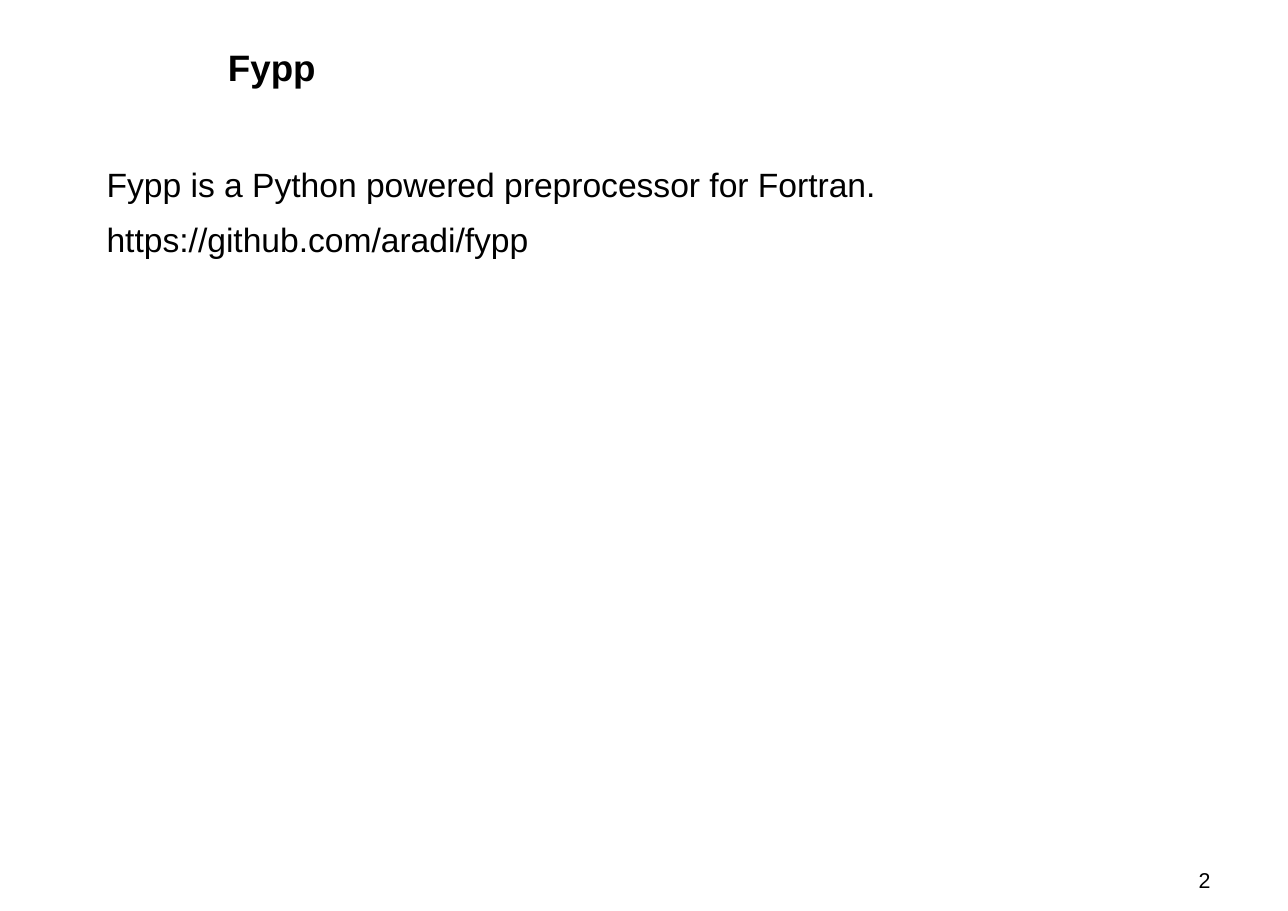
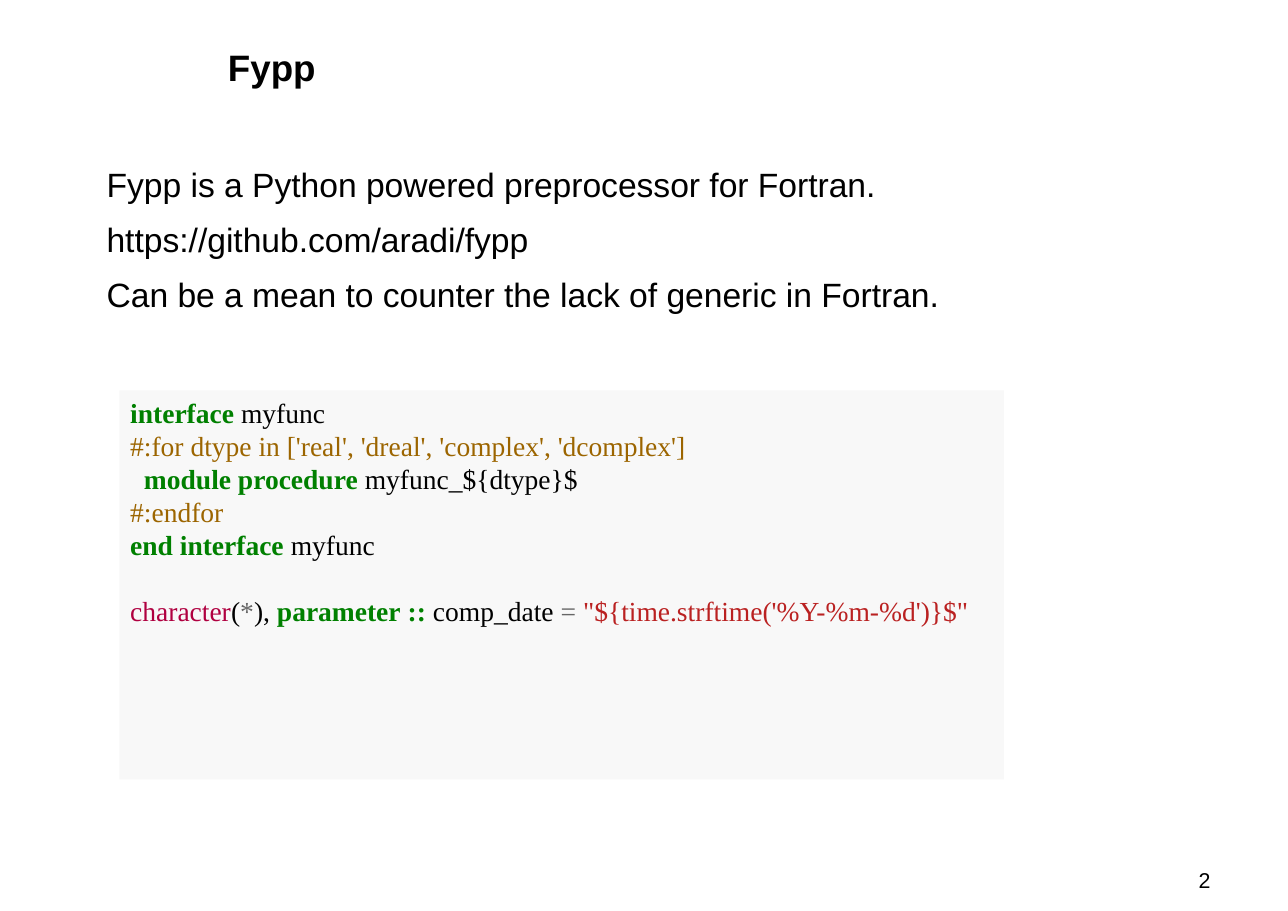
Before and after one commit to dareg/accord-ww-2025, a slide deck: slide 2 of 2025-10-22-accord_working_week.odp. Drawn at 1288x911 pixels with LibreOffice and Linux fonts; fonts in the diff are those of the drawing; background and template pictures are left out. Boxes give left, top, right and bottom in pixels: in the first picture for what was removed or moved away, otherwise in the second. Text is boxed around its words. In the diff, an @@ line names an element or a change of style, - is before the commit and + after.

```diff
--- a/2025-10-22-accord_working_week.odp
+++ b/2025-10-22-accord_working_week.odp
@@ text at (107, 282, 938, 314): paragraph added @@
+Can be a mean to counter the lack of generic in Fortran.
@@ rectangle added at (119, 390, 1004, 779), fill #F8F8F8, 18 pt, text #9C6500 @@
+interface myfunc
+#:for dtype in ['real', 'dreal', 'complex', 'dcomplex']
+module procedure myfunc_${dtype}$
+#:endfor
+end interface myfunc
+character(*), parameter :: comp_date = "${time.strftime('%Y-%m-%d')}$"
```
Also in this commit, not shown: 2 other slides changed, 3 slides removed, 1 other file.
